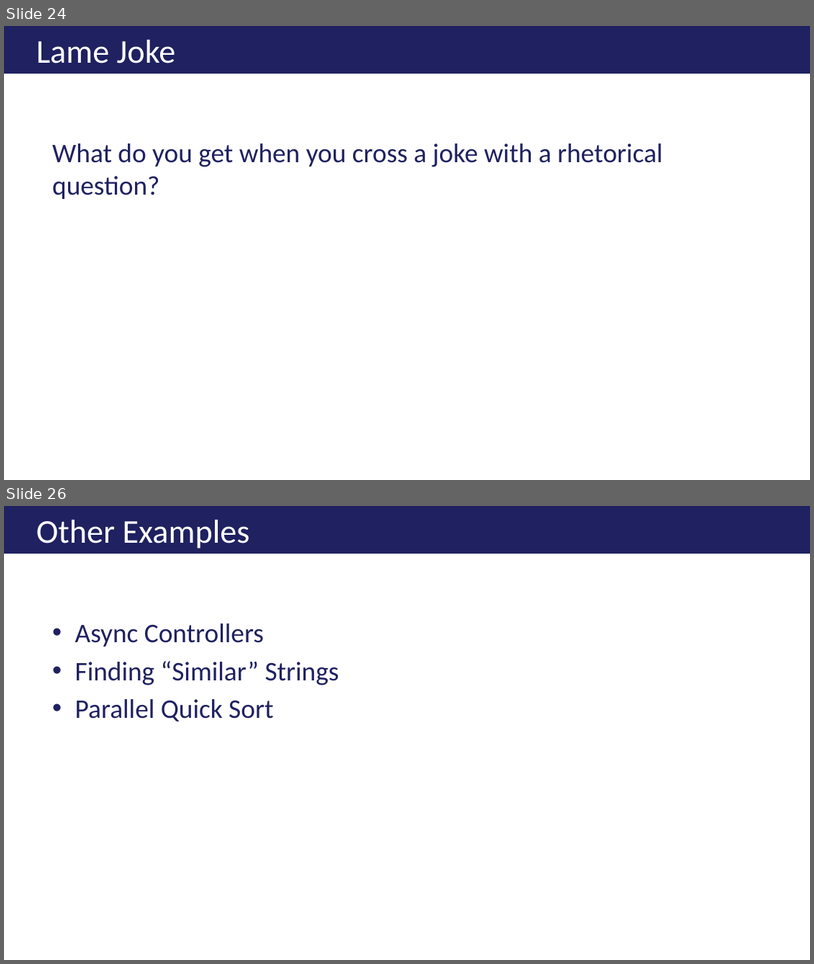
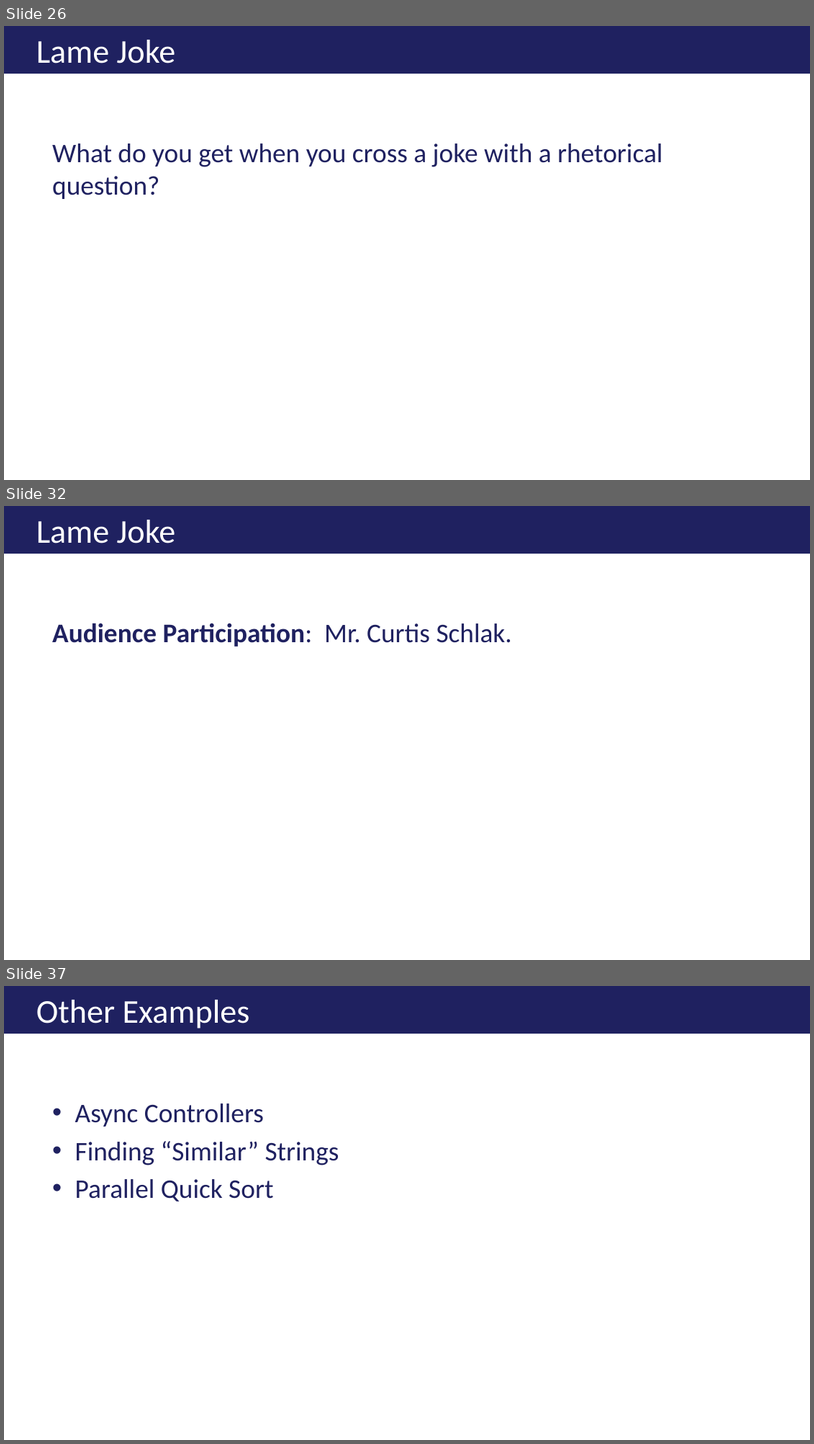
Before and after one commit to ericburcham/THasyINKnc, a slide deck: Presentation/THasINKync.pptx. Shown one above the other, each under a label of ours: slides 24 and 26 before the commit, slides 26, 32 and 37 after it; the slides between them are not shown. The pictures are 814x964 and 814x1444 pixels, drawn with LibreOffice and Linux fonts; fonts in the diff are those of the drawing; background and template pictures are left out. Boxes give left, top, right and bottom in pixels: in the first picture for what was removed or moved away, otherwise in the second. Text is boxed around its words. In the diff, an @@ line names an element or a change of style, - is before the commit and + after.

```diff
--- a/Presentation/THasINKync.pptx
+++ b/Presentation/THasINKync.pptx
@@ slide 32 added at (4, 506, 810, 960), background #FFFFFF @@
@@ title added at (4, 506, 810, 554), fill #1F2160, 29.7 pt, text #FFFFFF @@
+Lame Joke
@@ text added at (52, 623, 512, 646), 24 pt, text #1F2160, bold @@
+Audience Participation: Mr. Curtis Schlak.
@@ what was slide 24 is now slide 26 @@
@@ what was slide 26 is now slide 37 @@
```
Also in this commit, not shown: 4 slides changed, 10 other slides added, 1 other file.
